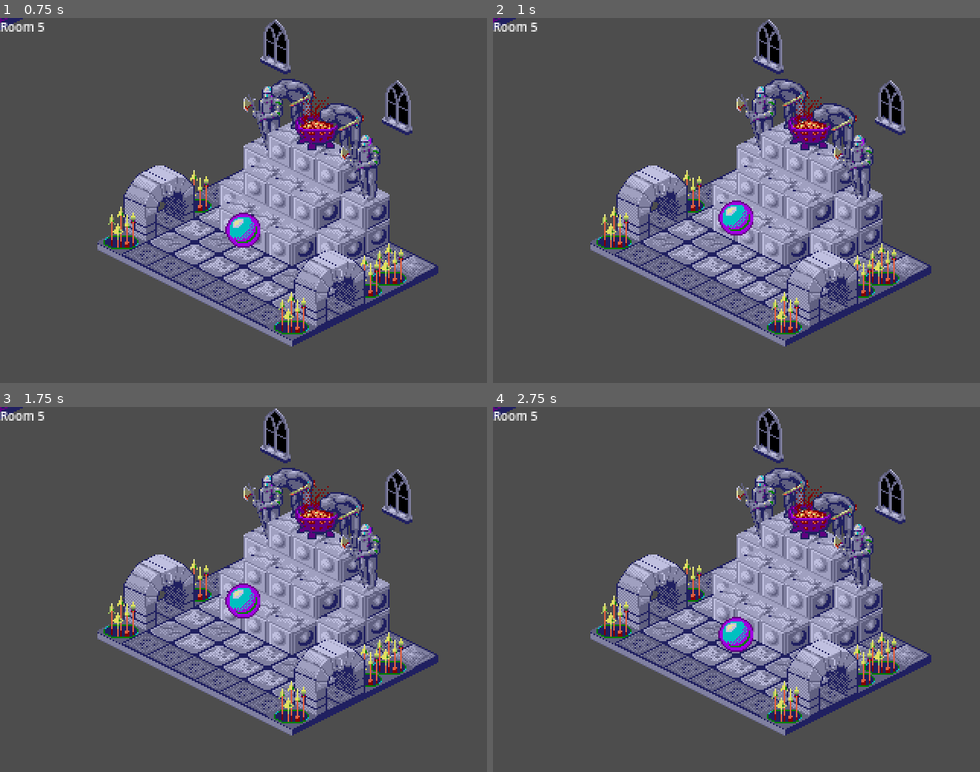
Above: before the commit, frames 1-4 (two rows, left to right).
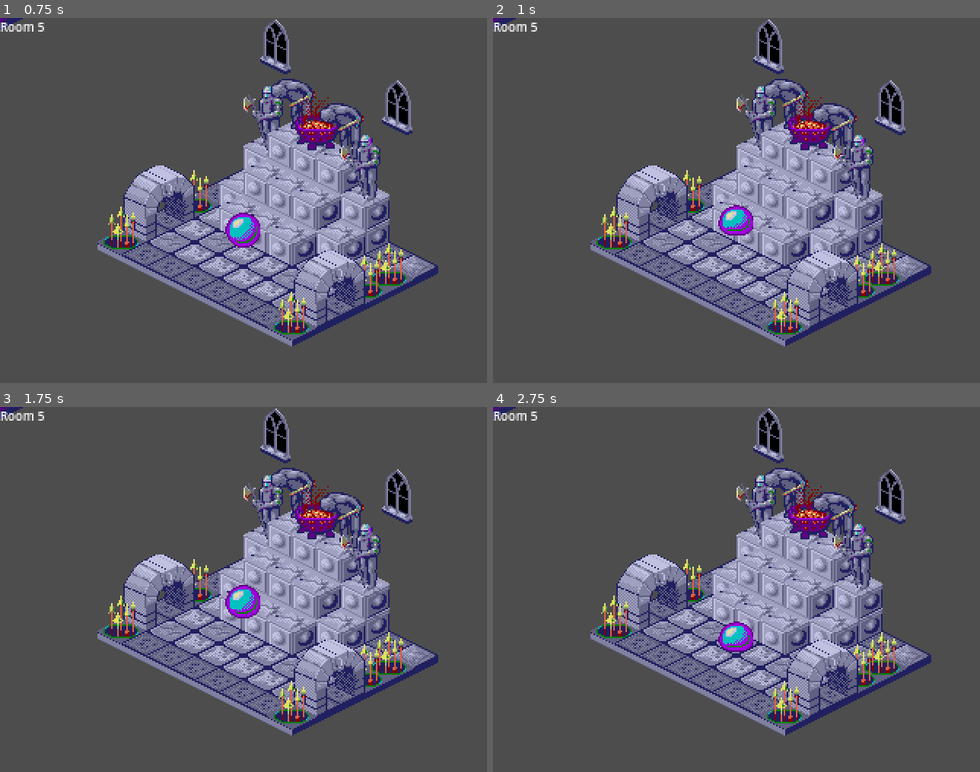
Above: after the commit, the same moments.

Repository: vmedea/godot-experiments
Game: Godot game, scene res://scenes/gameplay.tscn
Two runs of this game, one before a commit and one after it. Both use one fixed random seed, a clock stepped at 60 frames per second and the inputs below.
Inputs:
- Up to frame 1 (0.75 s): tap Enter (ui_accept) at 0.5 s; hold Right (ui_right) from 0.53 s (still down)
- Up to frame 2 (1 s): keep holding Right (ui_right); tap Enter (ui_accept) at 0.77 s
- Up to frame 3 (1.75 s): release Right (ui_right) at 1.28 s; hold Down (ui_down) from 1.28 s (still down); tap Enter (ui_accept) at 1.52 s
- Up to frame 4 (2.75 s): release Down (ui_down) at 2.03 s; hold Right (ui_right) from 2.03 s (still down)

Frame 1 is identical in both runs. In frame 2, 0.4% of the frame differs, in the area x 46-54%, y 50-60%; in frame 3, 0.2%; in frame 4, 0.4%.

Commit message:
restore walk anim

Diff:
--- a/scenes/gameplay.gd
+++ b/scenes/gameplay.gd
@@ -141,6 +141,11 @@
 	#print(x0, " ", x1, " ", y0, " ", y1, " ", z0, " ", z1)
 	return true
 
+## Check player position, velocity to see if player is entering a portal.
+func exit_check():
+	pass
+
+## Called every physics frame.
 func _physics_process(delta):
 	var speed = 0.125 * 60
 	var direction: Vector3
@@ -153,10 +158,10 @@
 	if Input.is_action_pressed('ui_right'):
 		direction.y = -1.0
 
-	#if direction.length_squared() != 0:
-	#	$Level/Player.play("walk")
-	#else:
-	#	$Level/Player.stop()
+	if direction.length_squared() != 0:
+		$Level/Player/Player.play("walk")
+	else:
+		$Level/Player/Player.stop()
 	if player_on_floor:
 		player_velocity.x = speed * direction.x
 		player_velocity.y = speed * direction.y
@@ -182,6 +187,7 @@
 	else:
 		player_on_floor = true
 
+	exit_check()
 	place_player()
 
 func _input(event):
